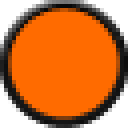
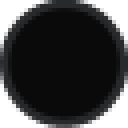
Before/after of a 128×128 layered artwork. What changed in the layer stack:
renamed "Shape 1 copy 3" to "Orange", hid it, painted on it over box(8, 8, 120, 120)
renamed "Shape 1 copy" to "Black", showed it, painted on it over box(8, 8, 120, 120)
renamed "Shape 1 copy 2" to "Outline", painted on it over box(0, 0, 128, 128)
removed layer "Shape 1" over box(0, 0, 128, 128)
